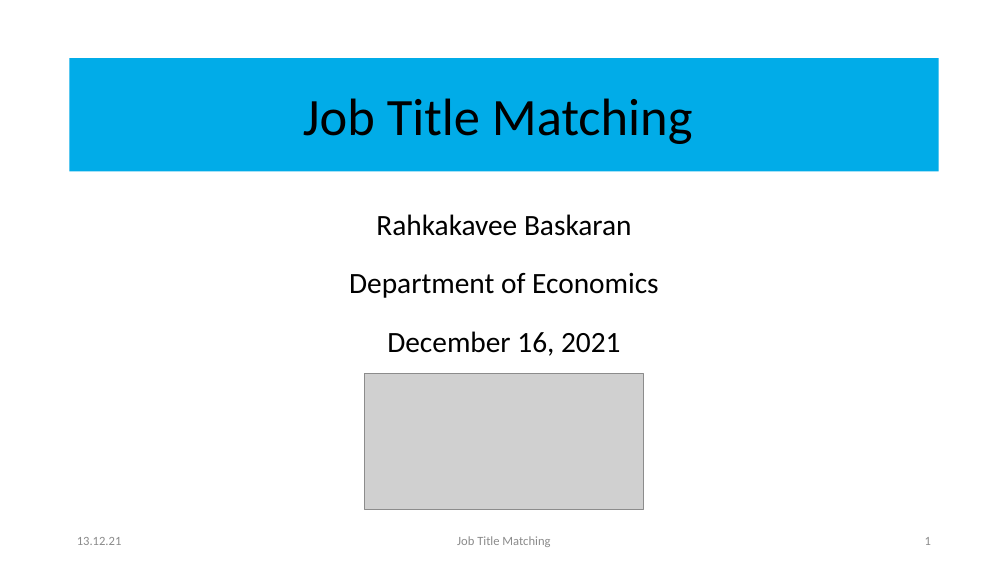
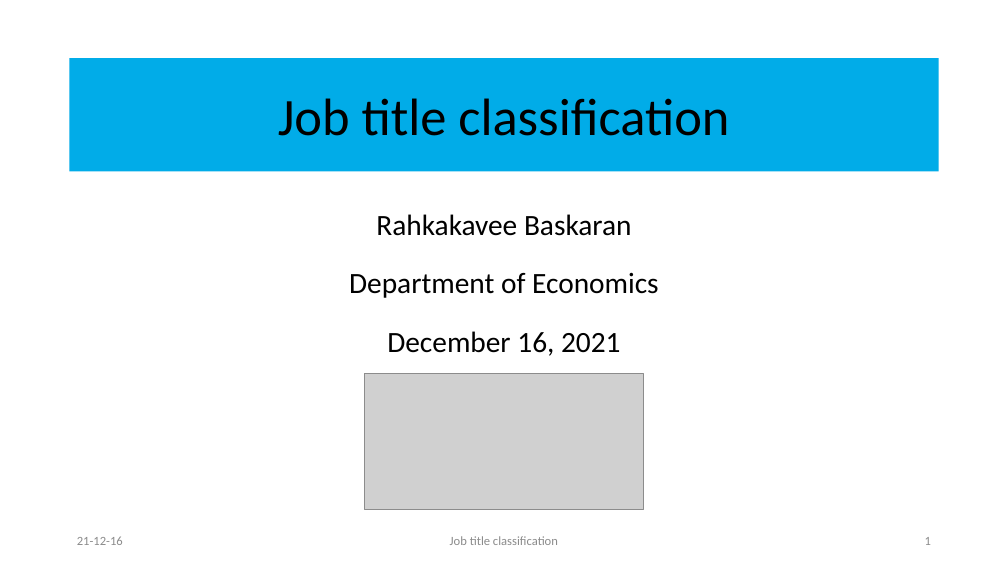
Before and after one commit to Rahkakavee/job-title-matching, a slide deck: slide 1 of presentation/Kolloquium.pptx. Drawn at 1008x567 pixels with LibreOffice and Linux fonts; fonts in the diff are those of the drawing; grey boxes stand for pictures. Boxes give left, top, right and bottom in pixels: in the first picture for what was removed or moved away, otherwise in the second. Text is boxed around its words. In the diff, an @@ line names an element or a change of style, - is before the commit and + after.

```diff
--- a/presentation/Kolloquium.pptx
+++ b/presentation/Kolloquium.pptx
@@ text in rectangle at <box>278,98,729,136</box>: text changed @@
-Job Title Matching
+Job title classification
@@ text at <box>77,536,123,545</box>: text changed @@
-13.12.21
+21-12-16
@@ text at <box>450,536,558,545</box>: text changed @@
-Job Title Matching
+Job title classification
```
Also in this commit, not shown: 32 other slides changed, 4 slides added, 4 other files.
